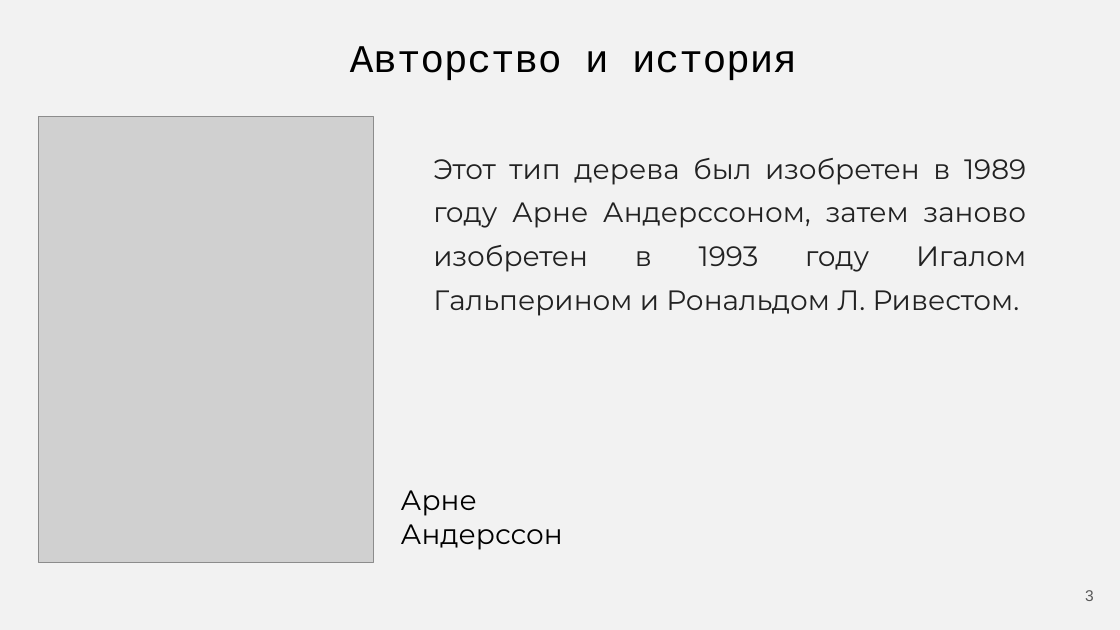
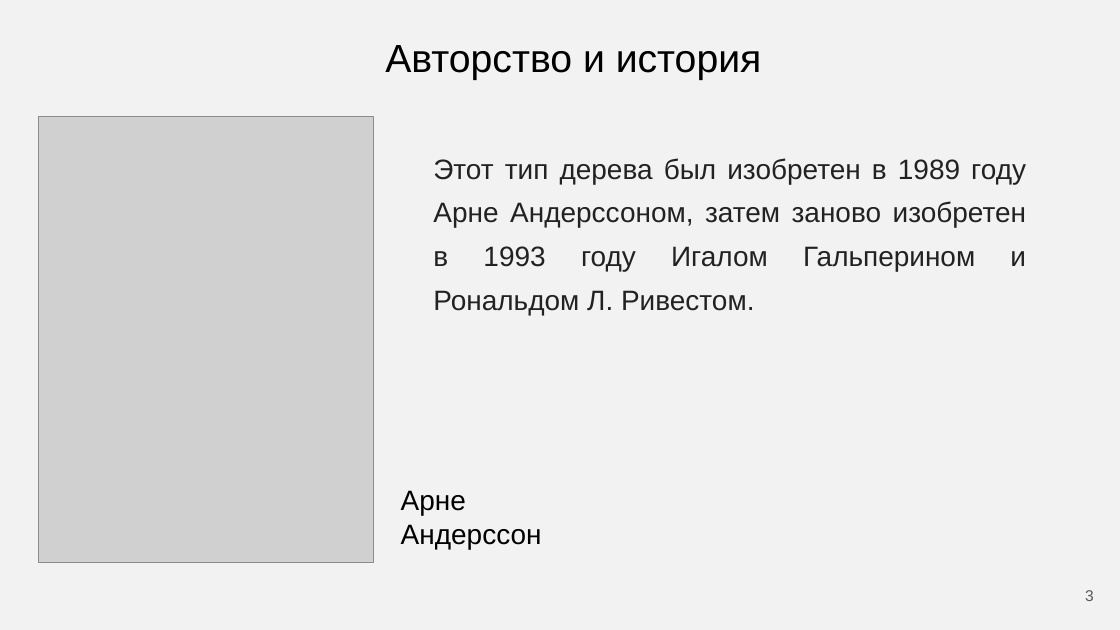
Before and after one commit to Flnchkv/ScapeGoat_Three, a slide deck: slide 3 of ScapeGoat Three.pptx. Drawn at 1120x630 pixels with LibreOffice and Linux fonts; fonts in the diff are those of the drawing; grey boxes stand for pictures. Boxes give left, top, right and bottom in pixels: in the first picture for what was removed or moved away, otherwise in the second. Text is boxed around its words. In the diff, an @@ line names an element or a change of style, - is before the commit and + after.

```diff
--- a/ScapeGoat Three.pptx
+++ b/ScapeGoat Three.pptx
@@ title "Авторство и история" at (385,45,762,80): font Courier New to Arial @@
@@ text "Этот тип дерева был изобретен ..." at (433,158,1026,315): font Montserrat to Arial @@
@@ text "Арне Андерссон" at (401,490,542,549): font Montserrat to Arial @@
```
Also in this commit, not shown: 6 other slides changed.
